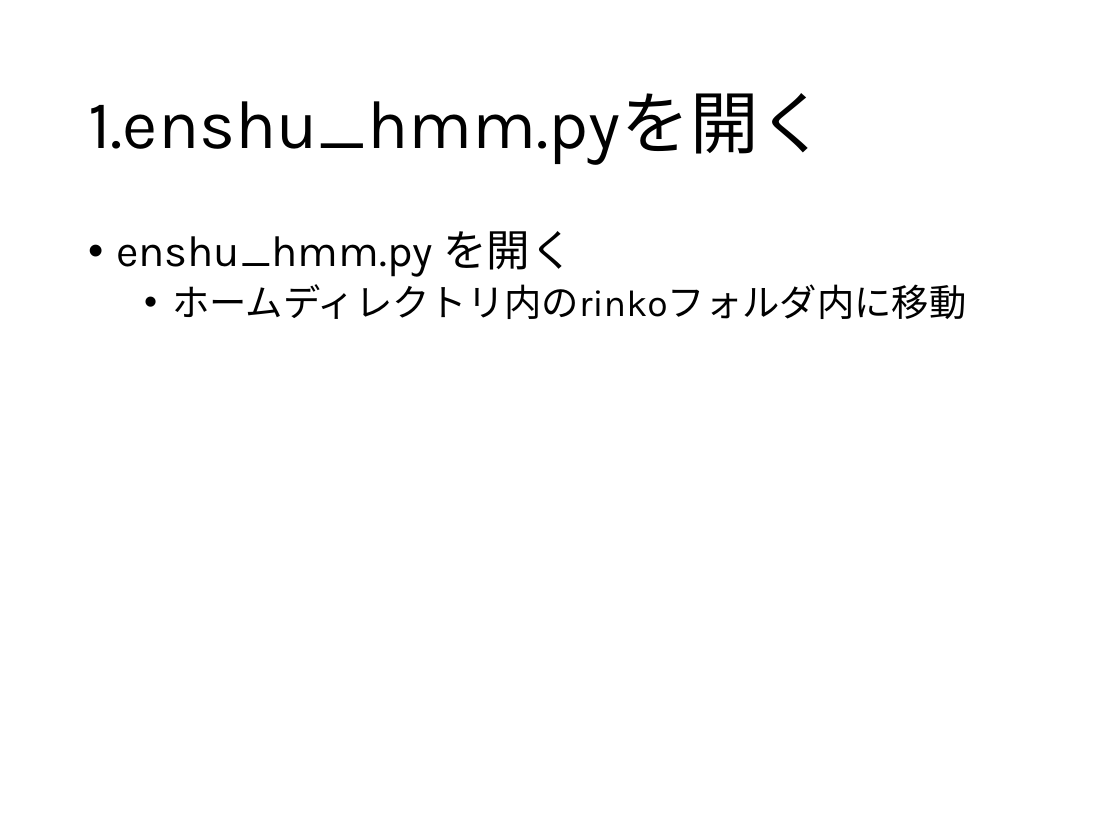
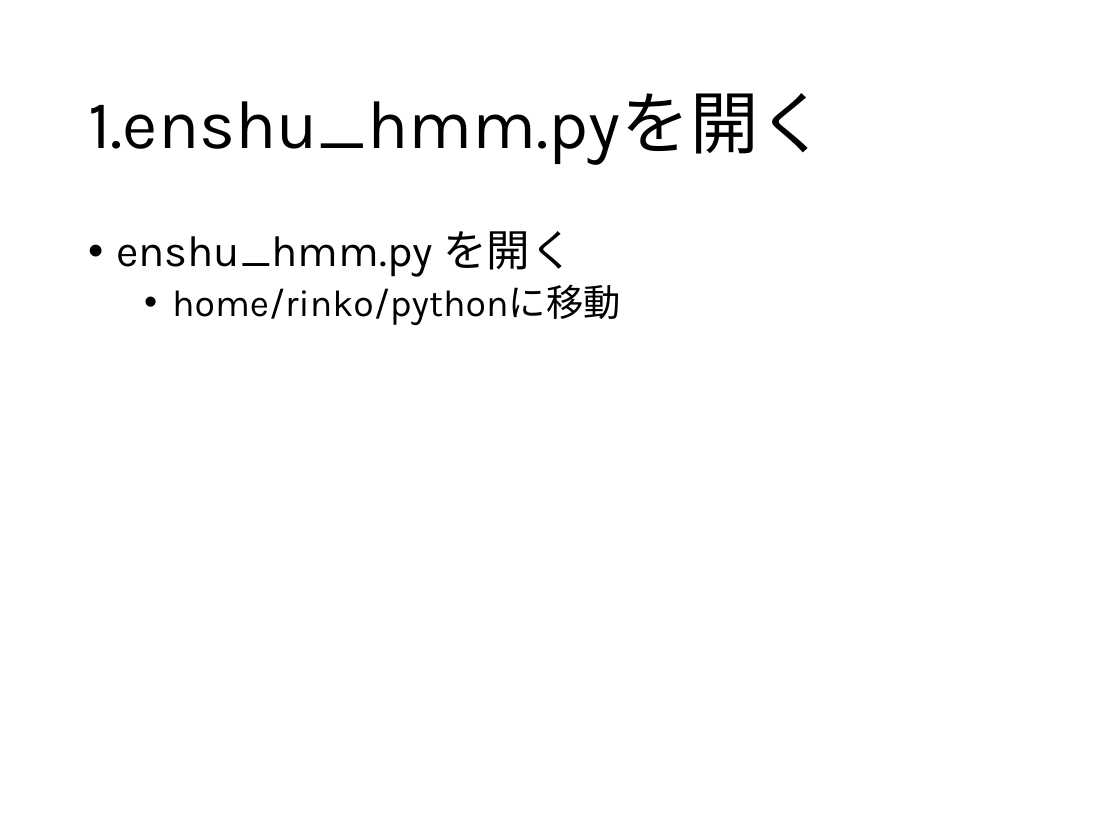
Before and after one commit to 2017B4/rinko, a slide deck: slide 2 of 輪講実習.pptx. Drawn at 1120x840 pixels with LibreOffice and Linux fonts; fonts in the diff are those of the drawing. Boxes give left, top, right and bottom in pixels: in the first picture for what was removed or moved away, otherwise in the second. Text is boxed around its words. In the diff, an @@ line names an element or a change of style, - is before the commit and + after.

```diff
--- a/輪講実習.pptx
+++ b/輪講実習.pptx
@@ text at (172, 284, 621, 325): text changed @@
-  • ホームディレクトリ内のrinkoフォルダ内に移動
+  • home/rinko/pythonに移動
```
Also in this commit, not shown: 7 other slides changed, 1 slide removed.
